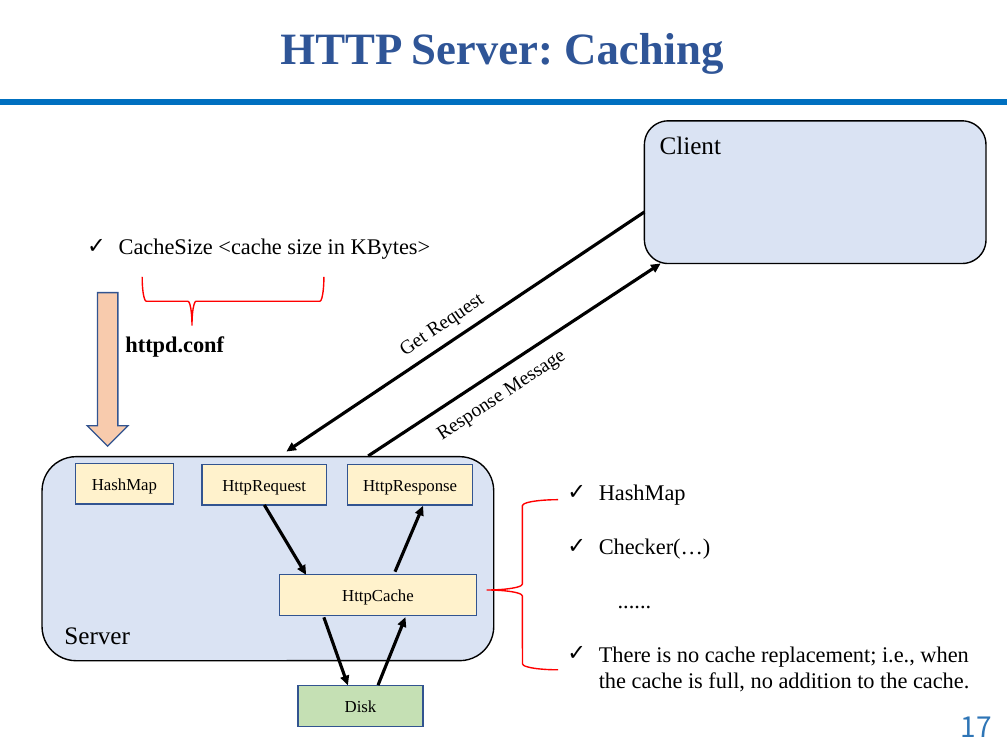
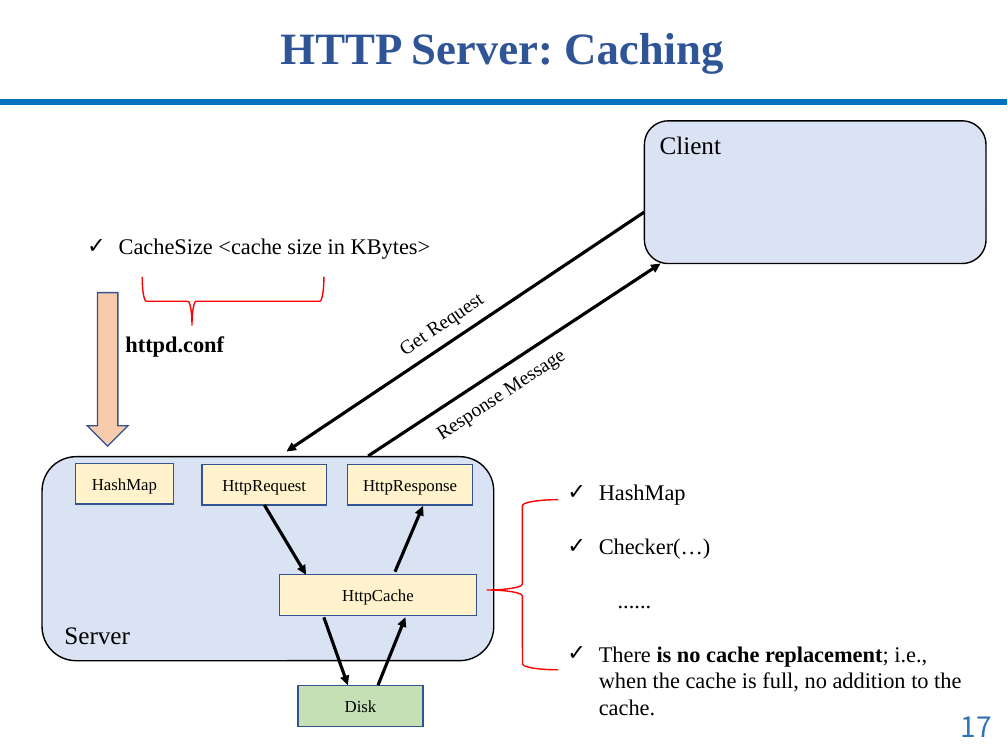
Before and after one commit to xiangq27/xiangq27.github.io, a slide deck: slide 17 of courses/cnns-xmuf21/files/assignments/assign3/overview-lab-three.pptx. Drawn at 1008x756 pixels with LibreOffice and Linux fonts; fonts in the diff are those of the drawing. Boxes give left, top, right and bottom in pixels: in the first picture for what was removed or moved away, otherwise in the second. Text is boxed around its words. In the diff, an @@ line names an element or a change of style, - is before the commit and + after.

```diff
--- a/courses/cnns-xmuf21/files/assignments/assign3/overview-lab-three.pptx
+++ b/courses/cnns-xmuf21/files/assignments/assign3/overview-lab-three.pptx
@@ text at (599,646,961,716): bold on in "is no cache replacement;" @@
```
Also in this commit, not shown: 8 other slides changed, 5 other files.
